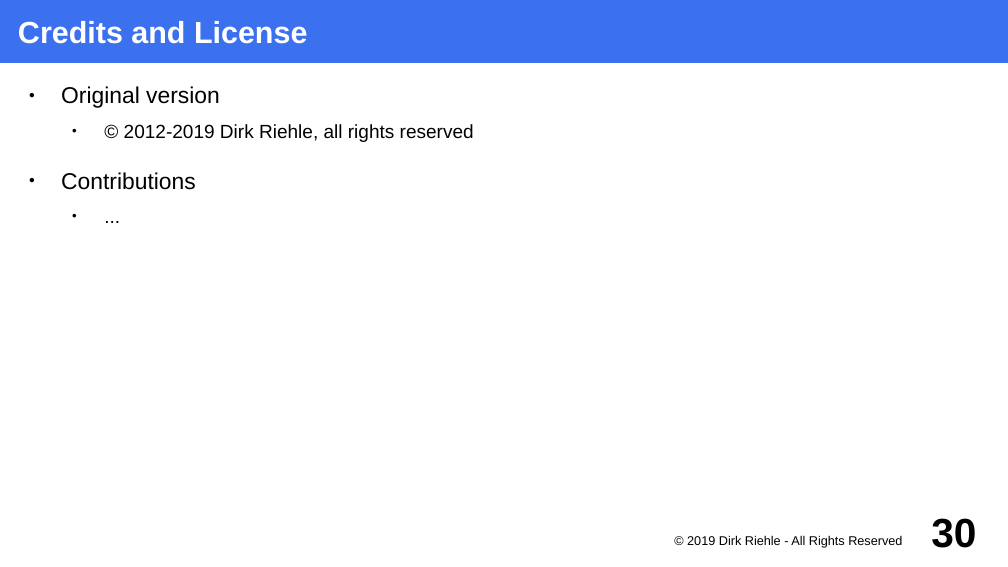
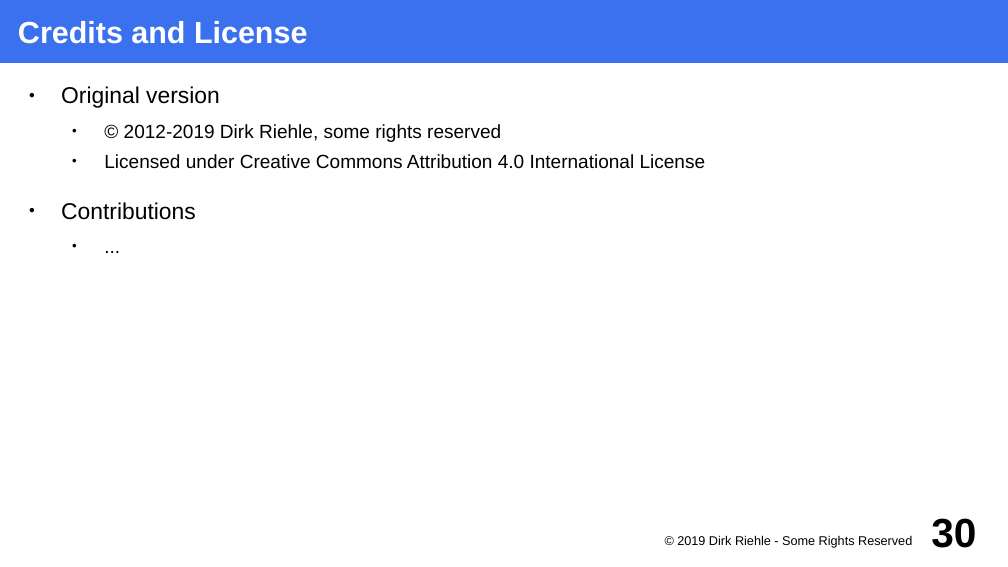
Before and after one commit to dirkriehle/foss-course, a slide deck: slide 30 of Lecture slides/FOSS A02 - Course Homework.odp. Drawn at 1008x567 pixels with LibreOffice and Linux fonts; fonts in the diff are those of the drawing. Boxes give left, top, right and bottom in pixels: in the first picture for what was removed or moved away, otherwise in the second. Text is boxed around its words. In the diff, an @@ line names an element or a change of style, - is before the commit and + after.

```diff
--- a/Lecture slides/FOSS A02 - Course Homework.odp
+++ b/Lecture slides/FOSS A02 - Course Homework.odp
@@ text at [104,124,706,169]: text changed @@
-  ● © 2012-2019 Dirk Riehle, all rights reserved
+  ● © 2012-2019 Dirk Riehle, some rights reserved
+  ● Licensed under Creative Commons Attribution 4.0 International License
@@ text at [677,535,912,548]: text changed @@
-© 2019 Dirk Riehle - All Rights Reserved
+© 2019 Dirk Riehle - Some Rights Reserved
```
Also in this commit, not shown: 28 other slides changed, 49 other files.
